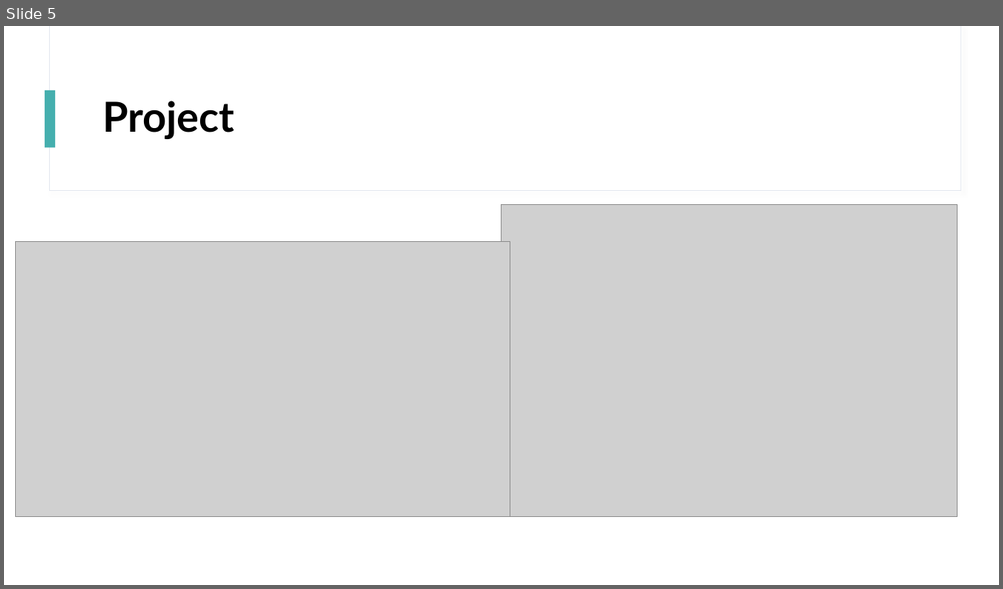
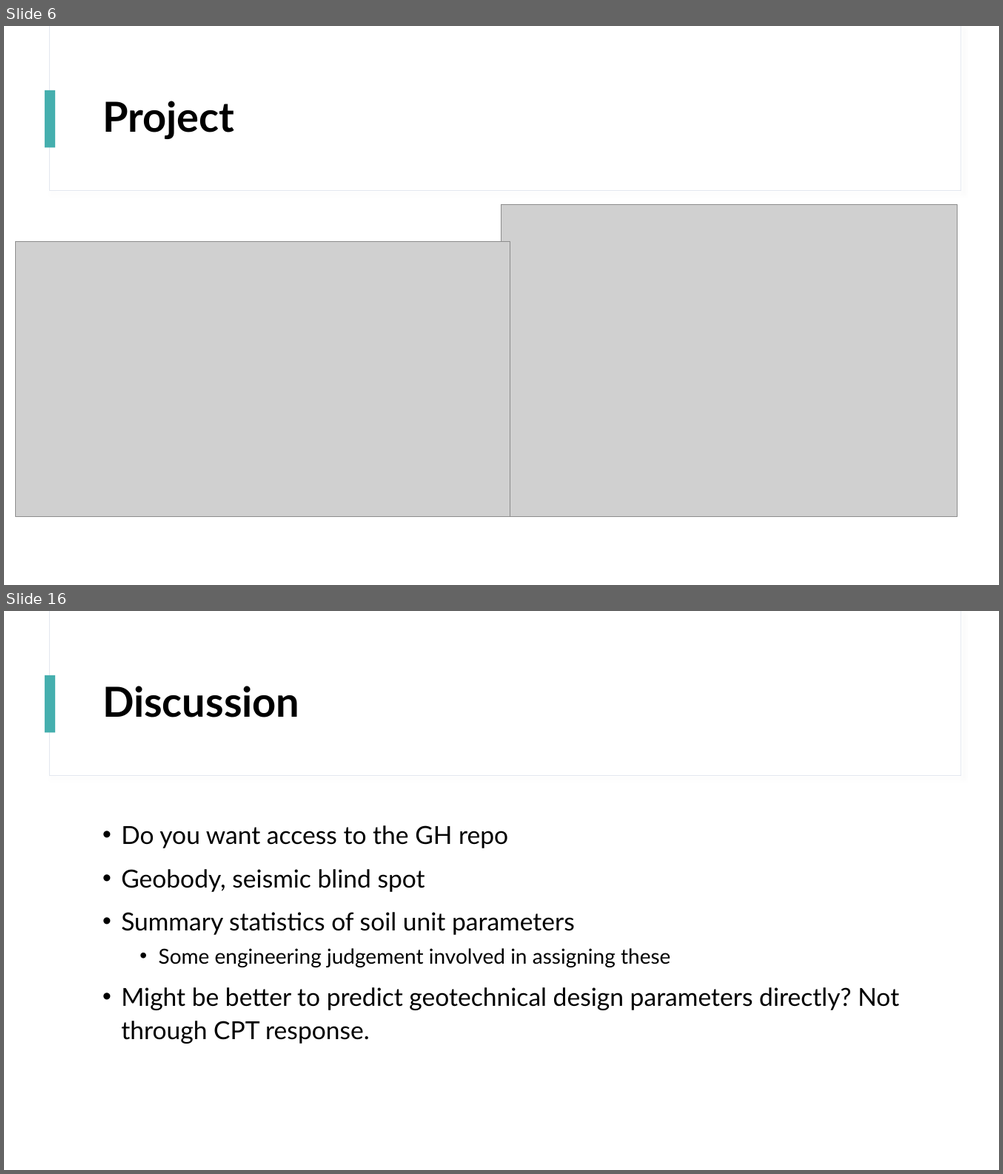
Before and after one commit to sjurmsc/MSC2023, a slide deck: Meeting Presentations/01.09.2022_Meeting.pptx. Shown one above the other, each under a label of ours: slide 5 before the commit, slides 6 and 16 after it; the slides between them are not shown. The pictures are 1003x589 and 1003x1174 pixels, drawn with LibreOffice and Linux fonts; fonts in the diff are those of the drawing; grey boxes stand for pictures. Boxes give left, top, right and bottom in pixels: in the first picture for what was removed or moved away, otherwise in the second. Text is boxed around its words. In the diff, an @@ line names an element or a change of style, - is before the commit and + after.

```diff
--- a/Meeting Presentations/01.09.2022_Meeting.pptx
+++ b/Meeting Presentations/01.09.2022_Meeting.pptx
@@ slide 16 added at (4,611,999,1170), background #FFFFFF; not listed: 3 template elements that a slide beside it also shows @@
@@ title added at (102,686,299,718), 40 pt, text #000000, bold @@
+Discussion
@@ text added at (121,826,899,1044), 24 pt, text #000000 @@
+• Do you want access to the GH repo
+• Geobody, seismic blind spot
+• Summary statistics of soil unit parameters
+  • Some engineering judgement involved in assigning these
+• Might be better to predict geotechnical design parameters directly? Not through CPT response.
@@ what was slide 5 is now slide 6 @@
```
Also in this commit, not shown: 10 slides changed, 3 other slides added.
